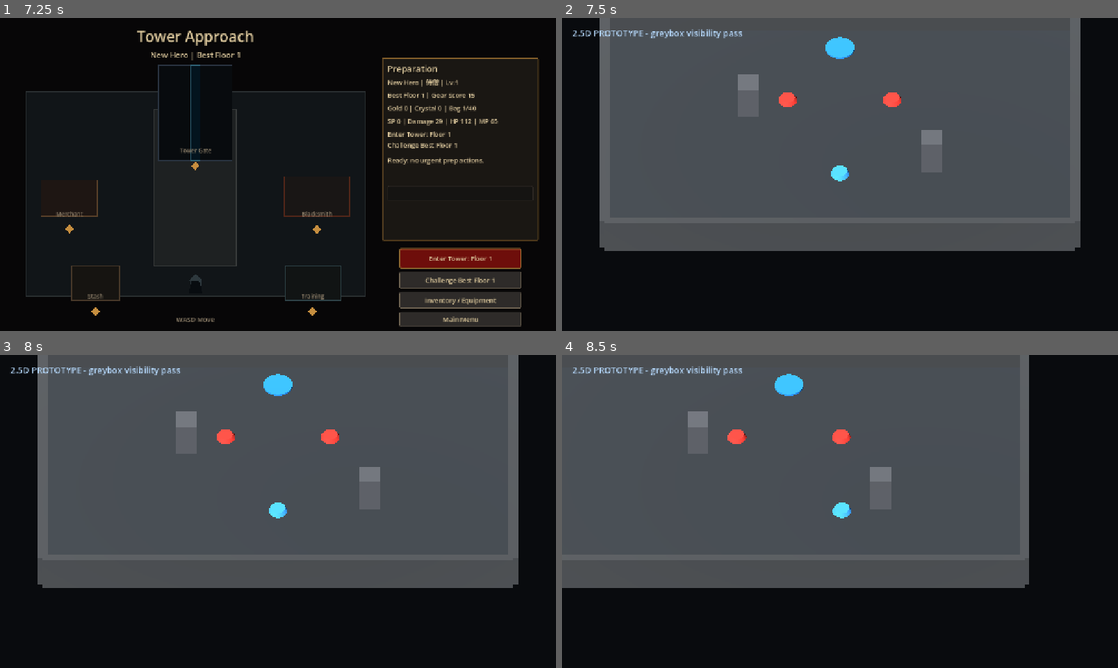
Above: before the commit, frames 1-4 (two rows, left to right).
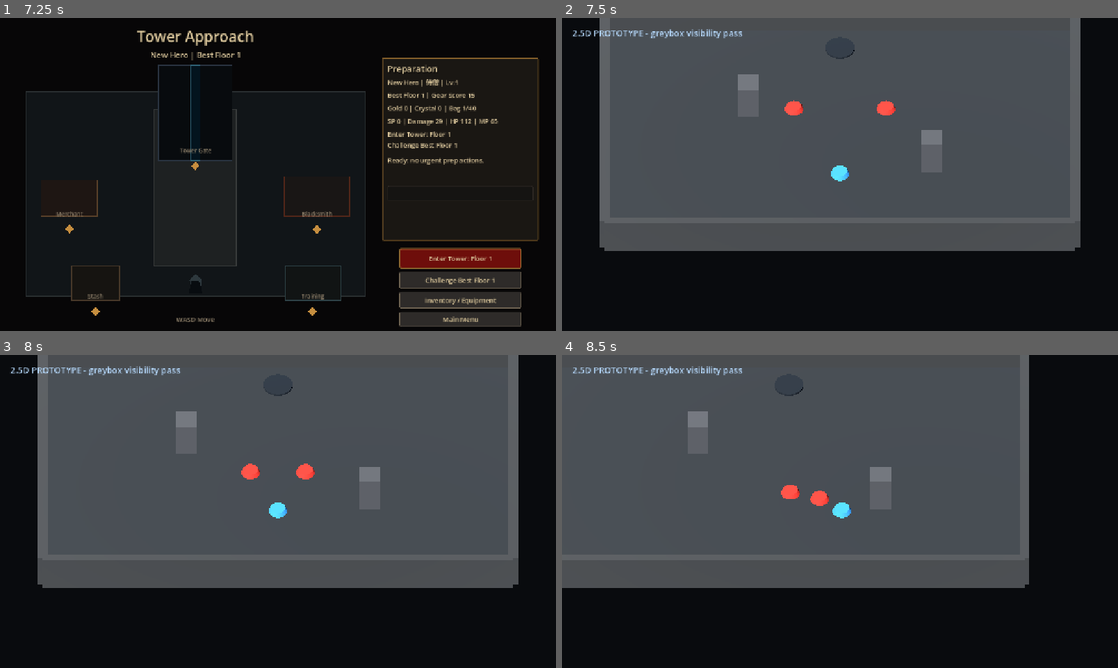
Above: after the commit, the same moments.

Repository: huhejie2009/dark-tower-2d-arpg
Game: Godot game, scene res://scenes/MainMenu.tscn
Same seed, same stepped clock (60 frames per second), same inputs: the game is played once before the commit and once after it.
Inputs (mouse positions are in pixels of both pictures, inside the frame that each line leads up to):
- Up to frame 1 (7.25 s): click "Start Game" at 0.5 s; click "slot_1 Empty Click to select" at 1.25 s; click "slot_2 Empty Click to select" at 2 s; click "slot_3 Empty Click to select" at 2.75 s; click "战士" at 3.5 s; click "游侠" at 4.25 s; click "法师" at 5 s; click "侍僧" at 5.75 s; click "Create In Selected Empty Slot" at 6.5 s
- Up to frame 2 (7.5 s): click "Enter Tower: Floor 1" at 7.25 s
- Up to frame 3 (8 s): no input
- Up to frame 4 (8.5 s): tap Enter at 8 s; move the mouse to (962, 495) at 8.02 s; hold D (move_right) from 8.03 s (still down); tap I at 8.1 s; click (962, 495) at 8.17 s

Frame 1 is identical in both runs. In frame 2, 0.7% of the frame differs, in the area x 39-61%, y 6-32%; in frame 3, 0.8%, in the area x 39-61%, y 6-40%; in frame 4, 0.8%.

Commit message:
Add 2.5D prototype enemy loop

Diff:
--- a/scripts/app/Prototype2_5DCombatRoom.gd
+++ b/scripts/app/Prototype2_5DCombatRoom.gd
@@ -3,8 +3,17 @@
 const BillboardActor3D := preload("res://scripts/prototype/BillboardActor3D.gd")
 const Prototype2_5DVisualQaService := preload("res://scripts/prototype/Prototype2_5DVisualQaService.gd")
 
+const ENEMY_CHASE_RANGE := 20.0
+const ENEMY_ATTACK_RANGE := 1.05
+const ENEMY_ATTACK_COOLDOWN := 0.8
+const ENEMY_MAX_HEALTH := 1
+
 var player: Node3D
 var enemies: Array[Node3D] = []
+var enemy_states: Dictionary = {}
+var living_enemy_count := 0
+var room_cleared := false
+var exit_unlocked := false
 var wall_nodes: Array[Node3D] = []
 var column_nodes: Array[Node3D] = []
 var actor_visible_markers: Array[MeshInstance3D] = []
@@ -32,6 +41,7 @@
 	if player != null and player.has_method("set_move_input"):
 		player.call("set_move_input", active_move_input)
 	_update_camera_follow()
+	_update_enemy_loop(_delta)
 
 func _build_visibility_baseline() -> void:
 	world_environment = WorldEnvironment.new()
@@ -134,6 +144,8 @@
 		add_child(enemy)
 		_add_actor_visible_marker(enemy, Color(0.95, 0.20, 0.16), "EnemyReadableMarker")
 		enemies.append(enemy)
+		enemy_states[enemy] = _make_enemy_state()
+	living_enemy_count = enemies.size()
 
 func _build_exit_marker() -> void:
 	exit_marker = MeshInstance3D.new()
@@ -143,9 +155,9 @@
 	mesh.bottom_radius = 0.55
 	mesh.height = 0.08
 	exit_marker.mesh = mesh
-	exit_marker.material_override = _make_material(Color(0.12, 0.55, 0.95), Color(0.03, 0.16, 0.28))
 	exit_marker.position = Vector3(0.0, 0.05, -4.8)
 	add_child(exit_marker)
+	_set_exit_locked_visual()
 
 func _build_debug_hud() -> void:
 	debug_hud = CanvasLayer.new()
@@ -200,6 +212,98 @@
 func clear_player_move_input_override_for_test() -> void:
 	player_move_input_override_enabled = false
 	player_move_input_override = Vector2.ZERO
+
+func _make_enemy_state() -> Dictionary:
+	return {
+		"health": ENEMY_MAX_HEALTH,
+		"alive": true,
+		"mode": "idle",
+		"distance_to_player": 0.0,
+		"attack_timer": 0.0,
+		"attack_count": 0,
+	}
+
+func _update_enemy_loop(delta: float) -> void:
+	if player == null:
+		return
+	for enemy in enemies:
+		if enemy == null or not enemy_states.has(enemy):
+			continue
+		var state: Dictionary = enemy_states[enemy]
+		if not bool(state.get("alive", false)):
+			if enemy.has_method("set_move_input"):
+				enemy.call("set_move_input", Vector2.ZERO)
+			continue
+		var offset := player.global_position - enemy.global_position
+		offset.y = 0.0
+		var distance := offset.length()
+		state["distance_to_player"] = distance
+		if distance <= ENEMY_ATTACK_RANGE:
+			state["mode"] = "attack"
+			state["attack_timer"] = float(state.get("attack_timer", 0.0)) + delta
+			if float(state.get("attack_timer", 0.0)) >= ENEMY_ATTACK_COOLDOWN:
+				state["attack_timer"] = 0.0
+				state["attack_count"] = int(state.get("attack_count", 0)) + 1
+			if enemy.has_method("set_move_input"):
+				enemy.call("set_move_input", Vector2.ZERO)
+		elif distance <= ENEMY_CHASE_RANGE:
+			state["mode"] = "chase"
+			state["attack_timer"] = 0.0
+			if enemy.has_method("set_move_input"):
+				enemy.call("set_move_input", Vector2(offset.x, offset.z))
+		else:
+			state["mode"] = "idle"
+			state["attack_timer"] = 0.0
+			if enemy.has_method("set_move_input"):
+				enemy.call("set_move_input", Vector2.ZERO)
+		enemy_states[enemy] = state
+
+func _defeat_enemy(enemy: Node3D) -> void:
+	if enemy == null or not enemy_states.has(enemy):
+		return
+	var state: Dictionary = enemy_states[enemy]
+	if not bool(state.get("alive", false)):
+		return
+	state["health"] = 0
+	state["alive"] = false
+	state["mode"] = "dead"
+	state["attack_timer"] = 0.0
+	enemy_states[enemy] = state
+	living_enemy_count = maxi(0, living_enemy_count - 1)
+	if enemy.has_method("set_move_input"):
+		enemy.call("set_move_input", Vector2.ZERO)
+	var collision := enemy.get_node_or_null("CollisionShape3D") as CollisionShape3D
+	if collision != null:
+		collision.disabled = true
+	enemy.visible = false
+	if living_enemy_count <= 0:
+		_unlock_exit()
+
+func _unlock_exit() -> void:
+	if exit_unlocked:
+		return
+	exit_unlocked = true
+	room_cleared = true
+	if exit_marker != null:
+		exit_marker.material_override = _make_material(Color(0.18, 0.65, 1.0), Color(0.08, 0.35, 0.8))
+		exit_marker.scale = Vector3(1.18, 1.0, 1.18)
+
+func _set_exit_locked_visual() -> void:
+	exit_unlocked = false
+	room_cleared = false
+	if exit_marker != null:
+		exit_marker.material_override = _make_material(Color(0.08, 0.12, 0.16), Color(0.01, 0.025, 0.04))
+		exit_marker.scale = Vector3.ONE
+
+func set_player_position_for_test(value: Vector3) -> void:
+	if player != null:
+		player.global_position = value
+	_update_camera_follow()
+
+func defeat_enemy_for_test(index: int) -> void:
+	if index < 0 or index >= enemies.size():
+		return
+	_defeat_enemy(enemies[index])
 
 func build_prototype_snapshot_for_test() -> Dictionary:
 	return {
@@ -256,6 +360,33 @@
 		"camera_size": camera.size if camera != null else 0.0,
 	}
 
+func build_enemy_loop_snapshot_for_test() -> Dictionary:
+	var snapshots: Array[Dictionary] = []
+	for enemy in enemies:
+		var state: Dictionary = enemy_states.get(enemy, {})
+		var move_input := Vector2.ZERO
+		if enemy != null:
+			move_input = enemy.get("move_input")
+		snapshots.append({
+			"name": enemy.name if enemy != null else "",
+			"alive": bool(state.get("alive", false)),
+			"health": int(state.get("health", 0)),
+			"mode": str(state.get("mode", "")),
+			"distance_to_player": float(state.get("distance_to_player", 0.0)),
+			"attack_count": int(state.get("attack_count", 0)),
+			"position": enemy.global_position if enemy != null else Vector3.ZERO,
+			"move_input": move_input,
+		})
+	return {
+		"total_enemy_count": enemies.size(),
+		"living_enemy_count": living_enemy_count,
+		"room_cleared": room_cleared,
+		"exit_unlocked": exit_unlocked,
+		"enemy_attack_range": ENEMY_ATTACK_RANGE,
+		"enemy_chase_range": ENEMY_CHASE_RANGE,
+		"enemy_states": snapshots,
+	}
+
 func _count_visible_materials(nodes: Array[Node3D]) -> int:
 	var count := 0
 	for node in nodes:
--- /dev/null
+++ b/tests/regression/regression_prototype_2_5d_enemy_loop_contract.gd
@@ -0,0 +1,75 @@
+extends SceneTree
+
+const PrototypeScene := preload("res://scenes/prototypes/Prototype2_5DCombatRoom.tscn")
+
+var failures: Array[String] = []
+
+func _initialize() -> void:
+	call_deferred("_run")
+
+func _run() -> void:
+	var scene := PrototypeScene.instantiate()
+	root.add_child(scene)
+	await process_frame
+	await physics_frame
+
+	_expect(scene.has_method("build_enemy_loop_snapshot_for_test"), "prototype should expose enemy loop snapshot")
+	_expect(scene.has_method("set_player_position_for_test"), "prototype should expose deterministic player positioning")
+	_expect(scene.has_method("defeat_enemy_for_test"), "prototype should expose deterministic enemy defeat")
+	if not scene.has_method("build_enemy_loop_snapshot_for_test") or not scene.has_method("set_player_position_for_test") or not scene.has_method("defeat_enemy_for_test"):
+		scene.queue_free()
+		await process_frame
+		_finish()
+		return
+
+	var initial: Dictionary = scene.call("build_enemy_loop_snapshot_for_test")
+	_expect(int(initial.get("total_enemy_count", 0)) == 2, "prototype should start with two enemies")
+	_expect(int(initial.get("living_enemy_count", 0)) == 2, "both enemies should start alive")
+	_expect(not bool(initial.get("room_cleared", true)), "room should not start cleared")
+	_expect(not bool(initial.get("exit_unlocked", true)), "exit should start locked")
+
+	var initial_enemy_states: Array = Array(initial.get("enemy_states", []))
+	_expect(initial_enemy_states.size() == 2, "snapshot should include each enemy")
+	if initial_enemy_states.size() > 0:
+		var first_enemy_position: Vector3 = Dictionary(initial_enemy_states[0]).get("position", Vector3.ZERO)
+		scene.call("set_player_position_for_test", first_enemy_position + Vector3(0.45, 0.0, 0.0))
+		for index in range(12):
+			await physics_frame
+
+		var attacking: Dictionary = scene.call("build_enemy_loop_snapshot_for_test")
+		var attacking_enemy_states: Array = Array(attacking.get("enemy_states", []))
+		if attacking_enemy_states.size() > 0:
+			var enemy_zero := Dictionary(attacking_enemy_states[0])
+			_expect(str(enemy_zero.get("mode", "")) == "attack", "enemy should enter attack mode near the player")
+			_expect(Vector2(enemy_zero.get("move_input", Vector2.ONE)).length_squared() <= 0.0001, "attacking enemy should stop moving")
+			_expect(float(enemy_zero.get("distance_to_player", 999.0)) <= float(attacking.get("enemy_attack_range", 0.0)) + 0.1, "attacking enemy should be inside attack range")
+
+	scene.call("defeat_enemy_for_test", 0)
+	await physics_frame
+	var after_one_defeat: Dictionary = scene.call("build_enemy_loop_snapshot_for_test")
+	_expect(int(after_one_defeat.get("living_enemy_count", 0)) == 1, "defeating one enemy should reduce living count")
+	_expect(not bool(after_one_defeat.get("exit_unlocked", true)), "exit should stay locked while enemies remain")
+
+	scene.call("defeat_enemy_for_test", 1)
+	await physics_frame
+	var after_all_defeated: Dictionary = scene.call("build_enemy_loop_snapshot_for_test")
+	_expect(int(after_all_defeated.get("living_enemy_count", -1)) == 0, "all enemies should be defeated")
+	_expect(bool(after_all_defeated.get("room_cleared", false)), "room should clear when all enemies are defeated")
+	_expect(bool(after_all_defeated.get("exit_unlocked", false)), "exit should unlock after all enemies are defeated")
+
+	scene.queue_free()
+	await process_frame
+	_finish()
+
+func _finish() -> void:
+	if failures.is_empty():
+		print("NEW_PROJECT_PROTOTYPE_2_5D_ENEMY_LOOP_OK")
+		quit(0)
+	else:
+		for failure in failures:
+			push_error(failure)
+		quit(1)
+
+func _expect(condition: bool, message: String) -> void:
+	if not condition:
+		failures.append(message)
Not shown, added: docs/progress/2026-06-17-prototype-2-5d-enemy-loop-progress.md
Not shown, added: docs/superpowers/plans/2026-06-17-2-5d-enemy-loop.md
